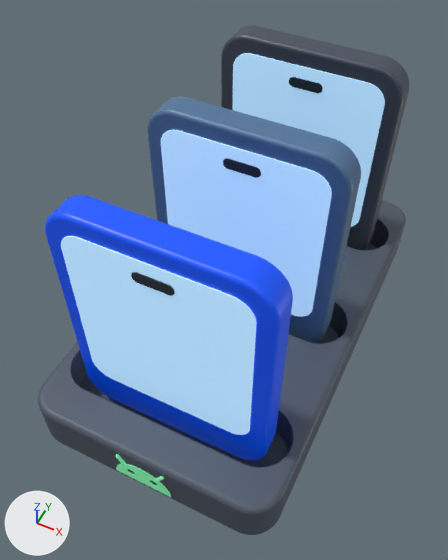
Renders of the glTF model resources/branding/adm-icon.glb from each side of a commit.
Camera for both pictures: a 50 mm camera at (2.04, -4.64, 6.56) aimed at (-0.07, -0.42, 1.28). Every picture has the same lights, and +X, +Y and +Z are marked at lower left. The older version comes first. Where no turn or scale is listed for an object, it has been applied to the vertices.

The first picture shows 'Android · 半圆头像', 'Dock · 带三凹槽的底座', 'Front · 屏幕', 'Front · 设备机身', 'Middle · 屏幕', 'Middle · 设备机身', 'Rear · 屏幕', 'Rear · 设备机身' and 4 more.
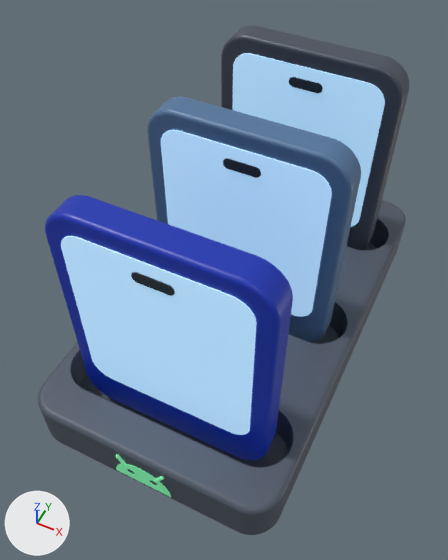
Patch to the scene script:
```diff
--- a/resources/branding/adm-icon.glb.py
+++ b/resources/branding/adm-icon.glb.py
@@ mat_front___机身 @@
 mat_front___机身 = principled_material('Front · 机身')
-mat_front___机身.base_color = (0.0, 0.0887, 1.0)  # blue #0054ff
+mat_front___机身.base_color = (0.00335, 0.0273, 0.392)  # blue #0b2ea8
 mat_front___机身.roughness = 0.4
@@ mat_front___机身 @@
 mat_front___机身.coat_roughness = 0.3
-mat_front___机身.emission_color = (0.0, 0.0106, 0.12)  # dark blue #001a61
+mat_front___机身.emission_color = (0.000402, 0.00328, 0.047)  # dark blue #010b3d
 mat_front___机身.emission_strength = 1.0
```

Where the change shows, as pixel boxes (x1, y1, x2, y2) in the pictures (448 x 560 px):
'Front · 设备机身', recoloured (darker): (45, 195, 293, 460) in both
